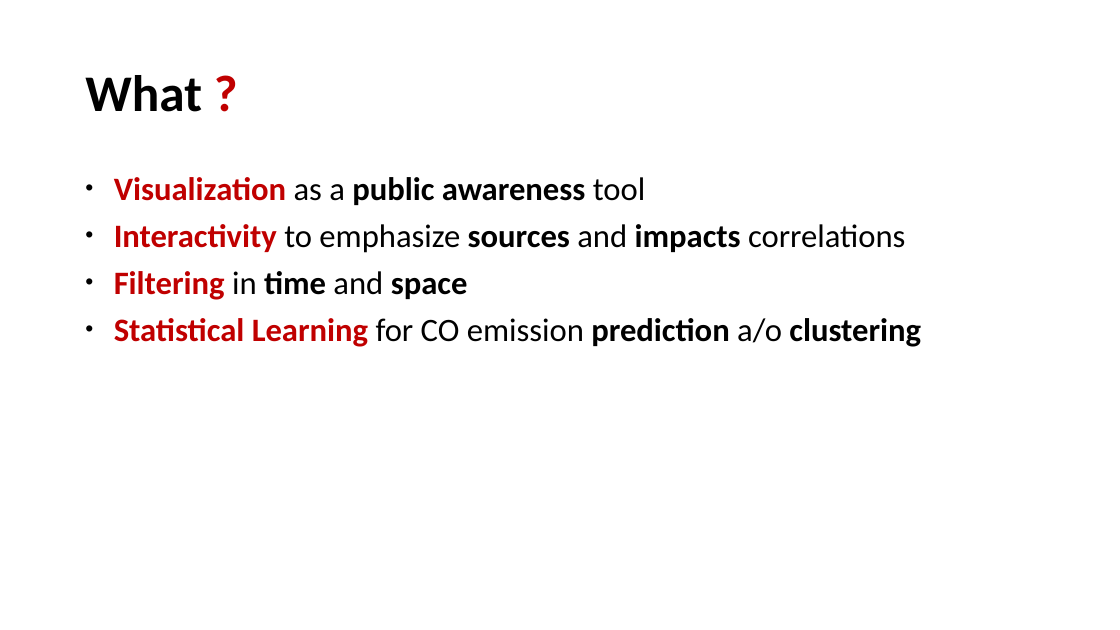
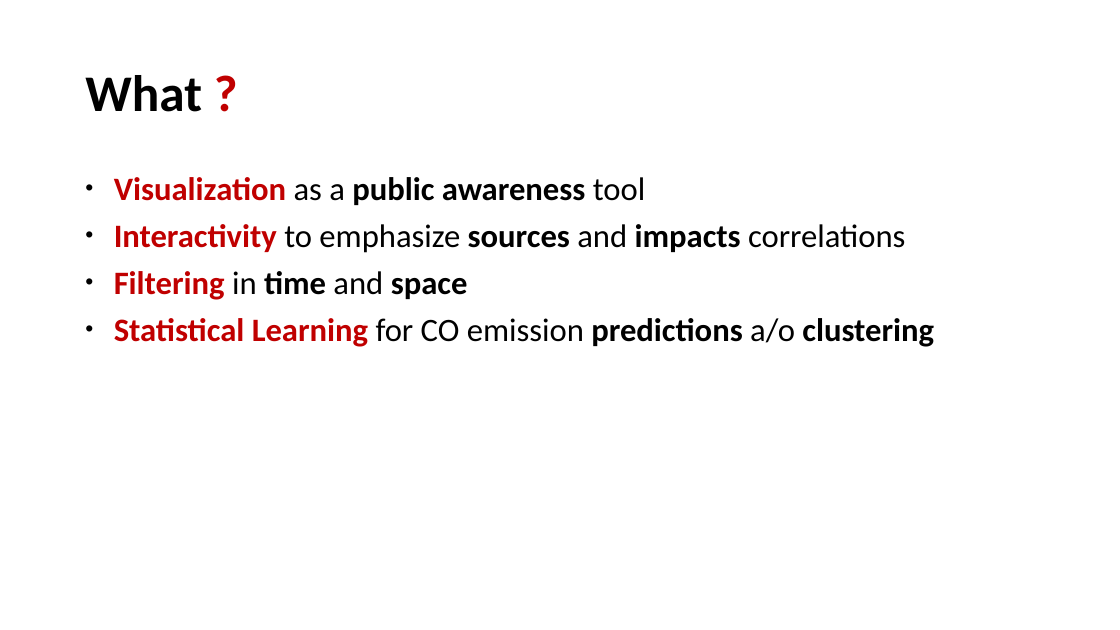
Before and after one commit to AlexisDrch/Data-Visualization, a slide deck: slide 5 of project/presentation/presentationv.1.pptx (slide 4 before the commit). Drawn at 1120x630 pixels with LibreOffice and Linux fonts; fonts in the diff are those of the drawing. Boxes give left, top, right and bottom in pixels: in the first picture for what was removed or moved away, otherwise in the second. Text is boxed around its words. In the diff, an @@ line names an element or a change of style, - is before the commit and + after.

Commit message:
presentation diagrams for CO emission in the US

```diff
--- a/project/presentation/presentationv.1.pptx
+++ b/project/presentation/presentationv.1.pptx
@@ text at <box>114,318,934,347</box>: text changed @@
-• Statistical Learning for CO emission prediction a/o clustering
+• Statistical Learning for CO emission predictions a/o clustering
```
Also in this commit, not shown: 3 other slides changed, 2 slides added, 7 other files.
